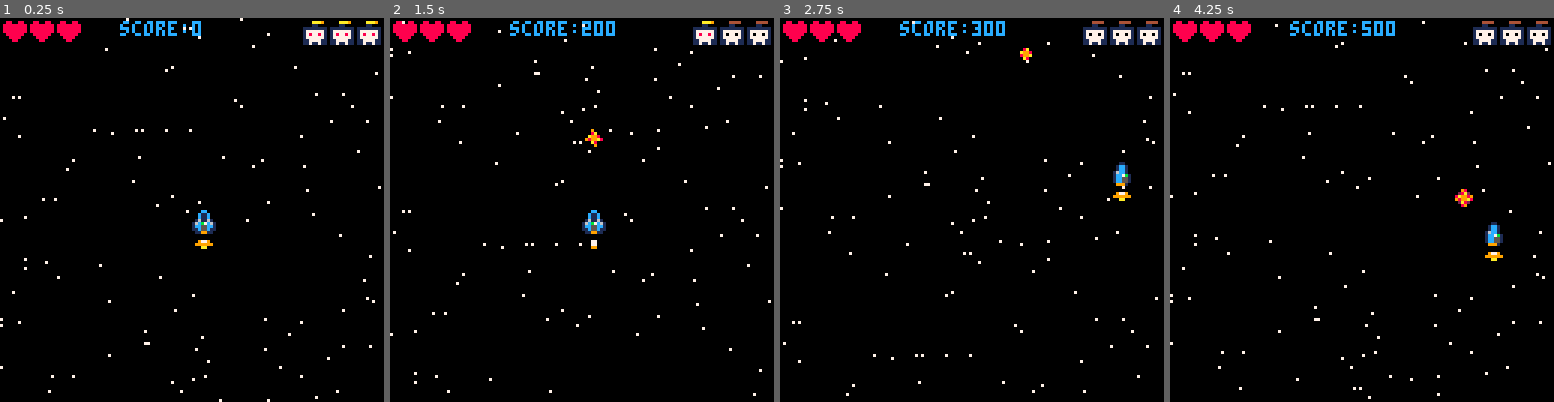
Above: before the commit, frames 1-4 (left to right).
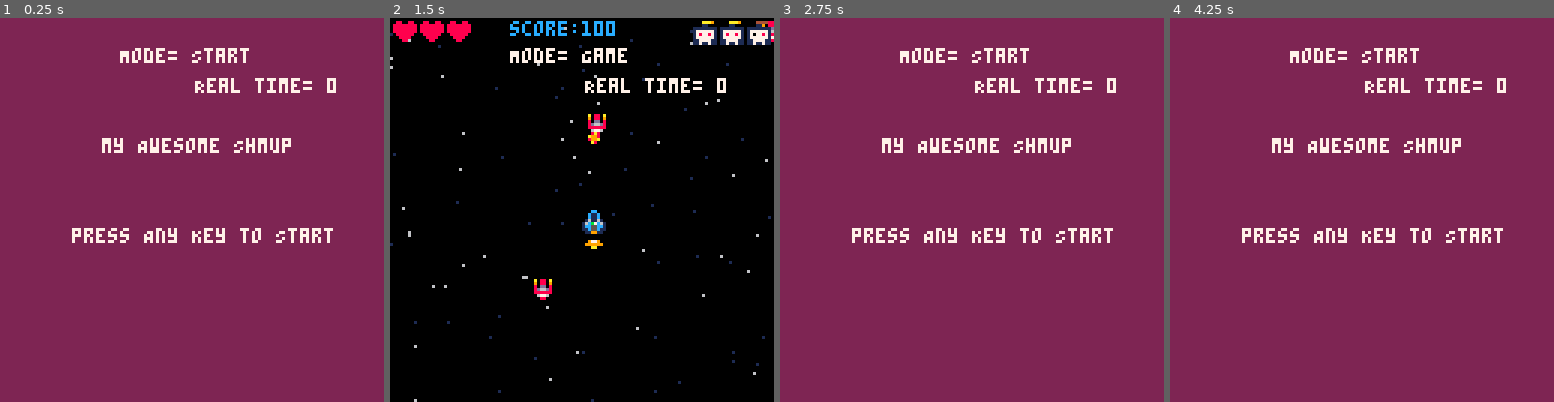
Above: after the commit, the same moments.

Repository: emreksr52/shmup
Game: PICO-8 cartridge shmup.p8
Same seed, same stepped clock (60 frames per second), same inputs: the game is played once before the commit and once after it.
Inputs:
- Up to frame 1 (0.25 s): no input
- Up to frame 2 (1.5 s): tap X (X key) at 0.33, 1.07 s; tap O (Z key) at 0.7 s
- Up to frame 3 (2.75 s): hold Right 1.6-2.1 s; tap O (Z key) at 1.7, 2.1, 2.5 s; tap X (X key) at 1.85 s; hold Up 2.15-2.42 s; hold Right from 2.47 s (still down)
- Up to frame 4 (4.25 s): tap O (Z key) every 0.4 s from 2.9 to 4.1 s; tap X (X key) at 2.97, 4.08 s; release Right at 3.03 s; hold Left 3.08-3.58 s; hold Down 3.63-3.97 s; hold Right from 4.02 s (still down)

The runs differ from the first frame. In frame 1, 100% of the frame differs, in the area x 0-100%, y 0-100%; in frame 2, 2.8%; in frame 3, 100%; in frame 4, 100%.

Commit message:
add: shmup tutorial game states

Diff:
--- a/Shmup/shmup.lua
+++ b/Shmup/shmup.lua
@@ -1,36 +1,92 @@
 function _init()
 cls(0)
-ship_x = 64
-ship_y = 64
-mini = 99
-shipspd_x = 0
-shipspd_y = 0
-
-bullx = 64
-bully= -10
-shipspr = 2
-flamespr = 5
-muzzle = 0
-bulletspr = 16
-
-score = 0
-lives = 3
-bombs = 3
-starsx = {}
-starsy = {}
-
- for i = 1, 100 do
-        add(starsx, rnd(128))
-        add(starsy, rnd(128))
-    end
-
-starfield()
-
+mode = "Start"
+blinkt = 0
+real_time = 0
+fps = 0
 end
 
 function _update()
-
-
+    blinkt += 1
+    if mode == "Start" then
+        start_button()
+    elseif mode == "Game" then
+        update_game()
+    elseif mode == "Over" then
+        game_over()
+    elseif mode == "Countdown" then
+        return 0
+    end
+end
+
+
+function _draw()
+    if mode == "Game" then
+        draw_game()
+    elseif mode == "Start" then
+        draw_start()
+    else
+
+    end
+    print_logs()
+
+
+end
+
+function print_logs()
+    print("Mode= "..mode, 40, 10, 7)
+    print("Real time= "..real_time, 65, 20, 7)
+end
+
+function draw_ship(shipspr)
+    spr(shipspr, ship_x, ship_y)
+
+end
+
+function draw_flame(flamespr)
+    spr(flamespr, ship_x, ship_y + 8)
+end
+
+function animate_flame(flamespr)
+
+
+end
+
+function move_ship()
+end
+
+function starfield()
+    for i = 1, #starsx do
+    local starcol = 6
+        if starspd[i] < 1.5 then
+            starcol = 1
+        elseif starspd[i] < 1 then
+            starcol = 13
+        end
+
+        if starspd[i] > 2.45 then
+            spr(32,starsx[i],starsy[i])
+        else
+            pset(starsx[i],(starsy[i]),starcol)
+        end
+    end
+end
+
+function animate_stars()
+
+    for i = 1, #starsy do
+        local sy = starsy[i]
+        sy = sy + starspd[i]
+         if sy>128 then
+            sy = sy - 128
+        end
+        starsy[i] = sy
+
+    end
+
+end
+
+function update_game()
 
     shipspr = 2
 
@@ -66,6 +122,14 @@
         score = score + 100
         bombs = bombs - 1
     end
+    if btnp(4) then
+            mode = "Start"
+            draw_start()
+    end
+
+    if bombs == 0 then
+        mode = "Over"
+    end
 
 
     ship_x = ship_x + shipspd_x
@@ -104,10 +168,8 @@
 
     end
 
-
-
-function _draw()
-    cls()
+    function draw_game()
+        cls()
     starfield()
     draw_ship(shipspr)
     draw_flame(flamespr)
@@ -140,43 +202,62 @@
 
     end
 
-
-
-end
-
-function draw_ship(shipspr)
-    spr(shipspr, ship_x, ship_y)
-
-end
-
-function draw_flame(flamespr)
-    spr(flamespr, ship_x, ship_y + 8)
-end
-
-function animate_flame(flamespr)
-
-
-end
-
-function move_ship()
-end
-
-function starfield()
-    for i = 1, #starsx do
-        pset(starsx[i],(starsy[i]),7)
-    end
-end
-
-function animate_stars()
-
-    for i = 1, #starsy do
-        local sy = starsy[i]
-        sy = sy + 1
-         if sy>128 then
-            sy = sy - 128
-        end
-        starsy[i] = sy
-
-    end
-
-end
+    end
+
+      function draw_start()
+        cls(2)
+        print("my Awesome Shmup", 34, 40)
+        print("press Any Key to Start",24 , 70)
+
+    end
+
+    function start_button()
+        if btnp(4) then
+                start_game()
+        end
+
+    end
+
+    function start_game()
+        mode = "Game"
+        ship_x = 64
+        ship_y = 64
+        mini = 99
+        shipspd_x = 0
+        shipspd_y = 0
+
+        bullx = 64
+        bully= -10
+        shipspr = 2
+        flamespr = 5
+        muzzle = 0
+        bulletspr = 16
+
+        score = 0
+        lives = 3
+        bombs = 3
+        starsx = {}
+        starsy = {}
+        starspd = {}
+
+        for i = 1, 100 do
+                add(starsx, rnd(128))
+                add(starsy, rnd(128))
+                add(starspd, rnd(2)+0.5)
+        end
+    end
+
+    function game_over()
+        cls(8)
+        print("game over!", 50, 50, blink())
+
+    end
+
+    function blink()
+        local eanim = {5,5,5,5,5,5,6,7,7}
+
+        if blinkt > #eanim then
+            blinkt = 1
+        end
+        return eanim[blinkt]
+    end
--- a/shmup.p8
+++ b/shmup.p8
@@ -20,5 +20,13 @@
 00899a0000899a8009899a8008a9989009899a8000899a0000098000000000000000000000000000000000000000000000000000177777711777777100000000
 000a8000002a8200002a82000028a200000a8000000a800000000000000000000000000000000000000000000000000000000000117777111177771100000000
 00000000000800000008900000098000000090000000000000000000000000000000000000000000000000000000000000000000117117111171171100000000
+00000000000000000000000000000000000000000000000000000000000000000000000000000000000000000000000000000000000000000000000000000000
+0a0880a0000000000000000000000000000000000000000000000000000000000000000000000000000000000000000000000000000000000000000000000000
+09088090000000000000000000000000000000000000000000000000000000000000000000000000000000000000000000000000000000000000000000000000
+080dd080000000000000000000000000000000000000000000000000000000000000000000000000000000000000000000000000000000000000000000000000
+08d66d80000000000000000000000000000000000000000000000000000000000000000000000000000000000000000000000000000000000000000000000000
+08888880000000000000000000000000000000000000000000000000000000000000000000000000000000000000000000000000000000000000000000000000
+00677600000000000000000000000000000000000000000000000000000000000000000000000000000000000000000000000000000000000000000000000000
+00088000000000000000000000000000000000000000000000000000000000000000000000000000000000000000000000000000000000000000000000000000
 
 
